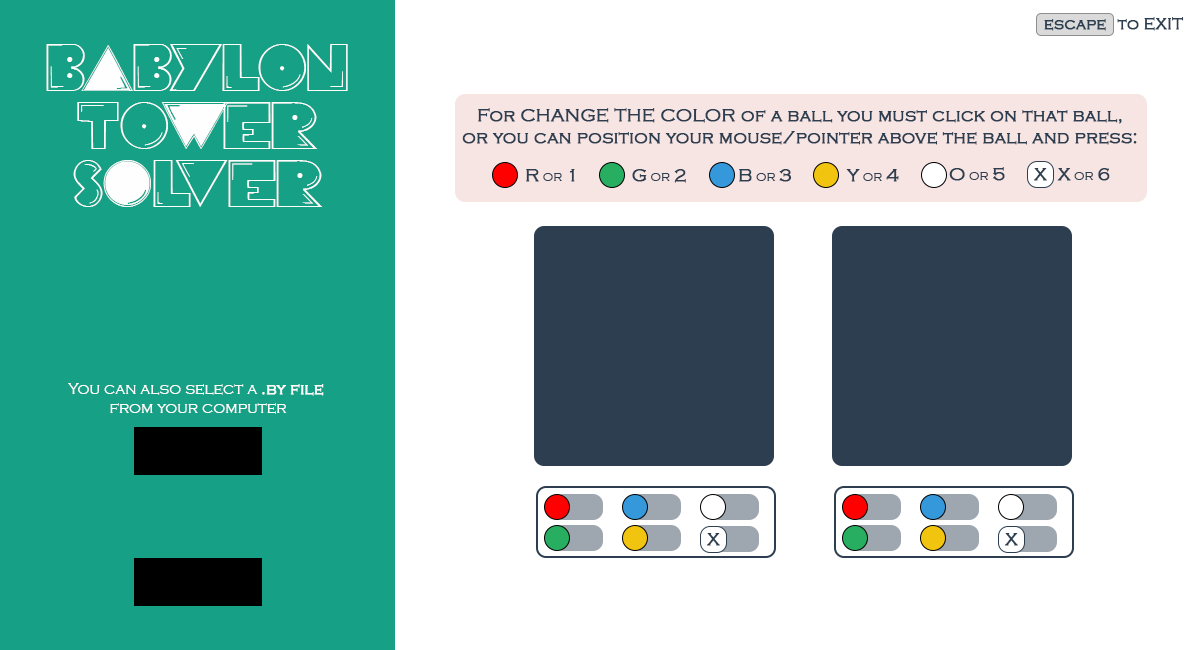
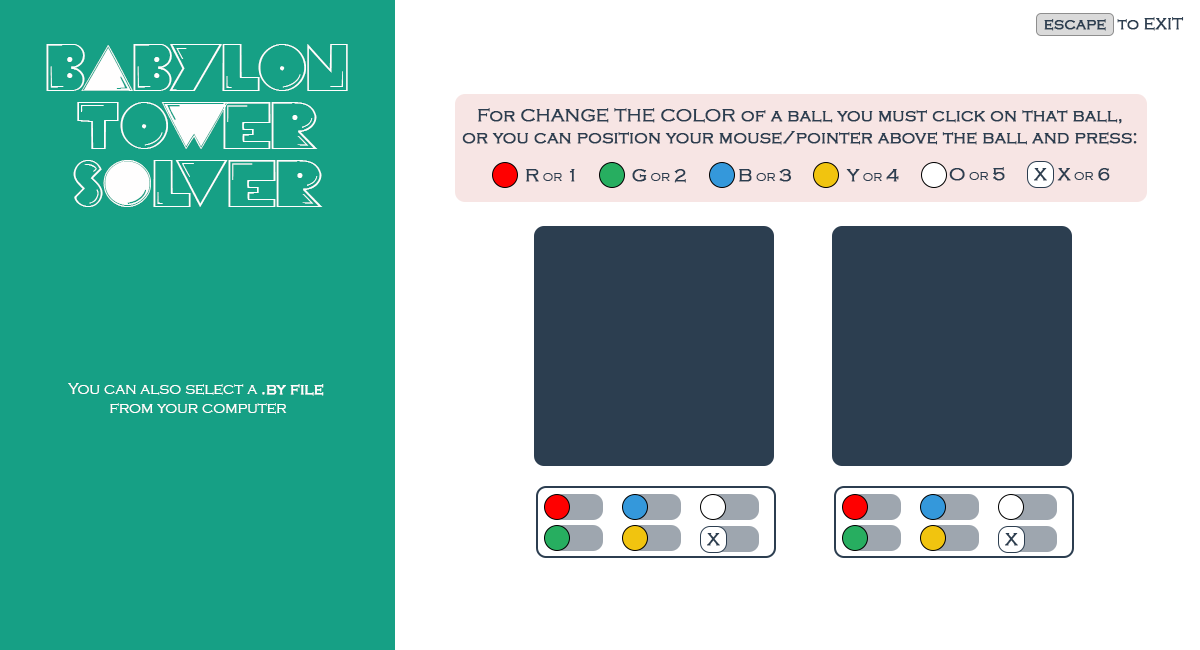
Comparing the layer stacks of the two 1200x650 images. Changes:
removed layer "Button upload" from group "Lateral" over [134, 427, 262, 475]
removed layer "Button continu" from group "Lateral" over [134, 558, 262, 606]
